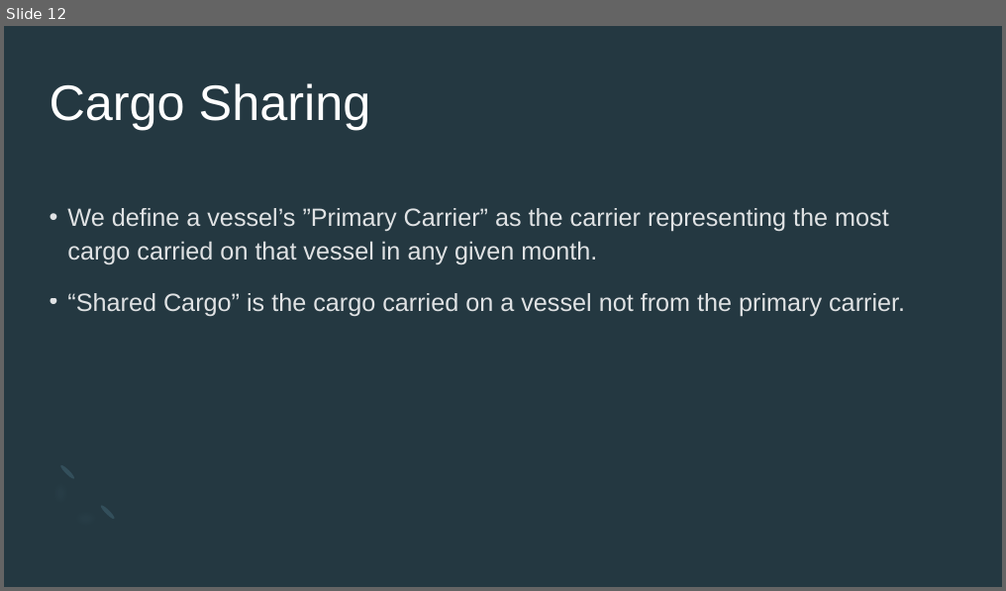
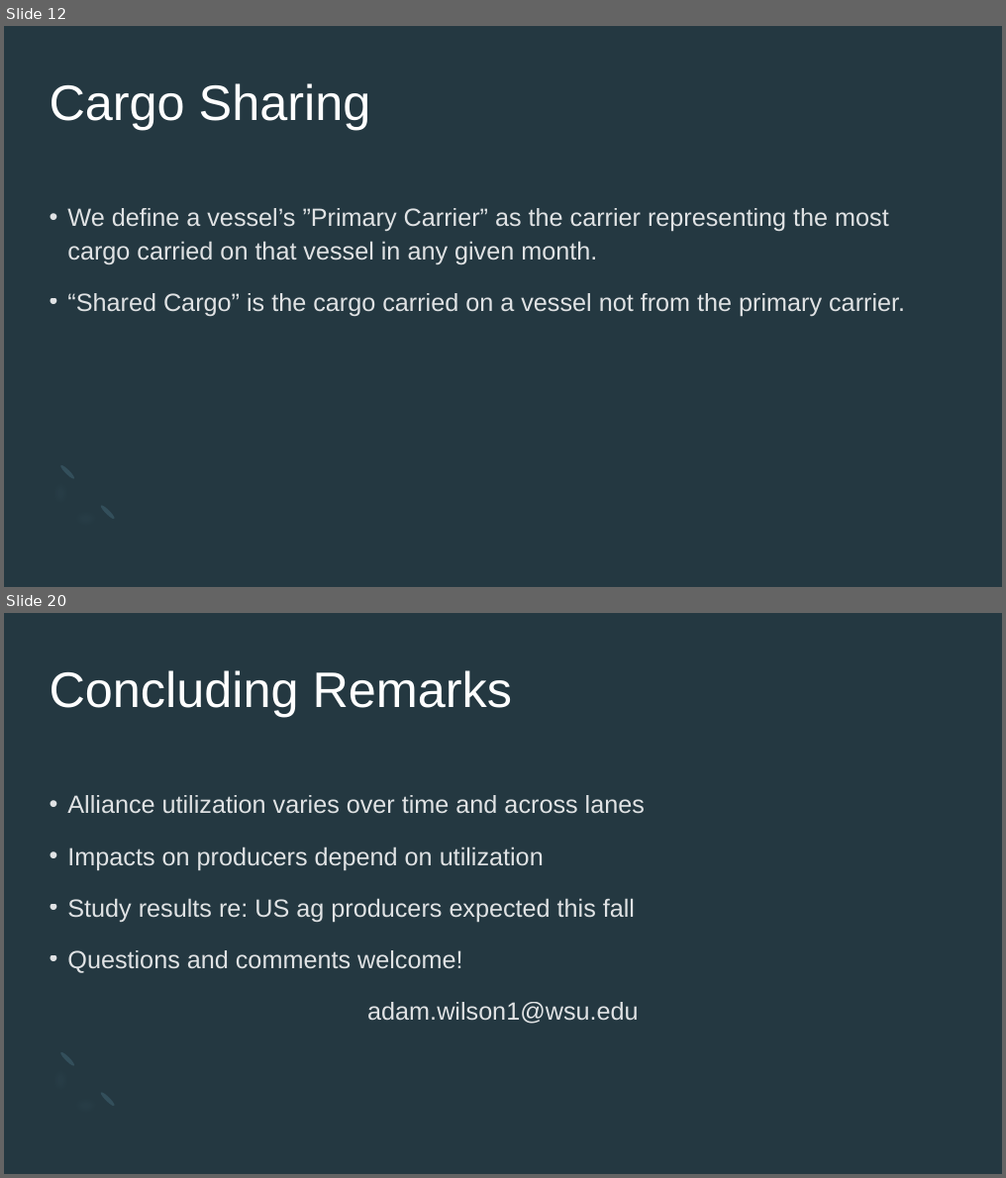
Before and after one commit to epistemetrica/Ocean-Carrier-Alliances-Project, a slide deck: PNREC/PNREC slides.pptx. Shown one above the other, each under a label of ours: slide 12 before the commit, slides 12 and 20 after it; the slides between them are not shown. The pictures are 1006x591 and 1006x1178 pixels, drawn with LibreOffice and Linux fonts; fonts in the diff are those of the drawing. Boxes give left, top, right and bottom in pixels: in the first picture for what was removed or moved away, otherwise in the second. Text is boxed around its words. In the diff, an @@ line names an element or a change of style, - is before the commit and + after.

```diff
--- a/PNREC/PNREC slides.pptx
+++ b/PNREC/PNREC slides.pptx
@@ slide 20 added at (4, 613, 1002, 1174), background #243841; not listed: 3 template elements that a slide beside it also shows @@
@@ title added at (50, 670, 513, 717), 48 pt, text #FFFFFF @@
+Concluding Remarks
@@ text added at (67, 795, 645, 1024), 24 pt, text #FFFFFF at 85% opacity @@
+• Alliance utilization varies over time and across lanes
+• Impacts on producers depend on utilization
+• Study results re: US ag producers expected this fall
+• Questions and comments welcome!
+adam.wilson1@wsu.edu
```
Also in this commit, not shown: 6 slides changed, 4 other slides added, 2 slides removed, 14 other files.
